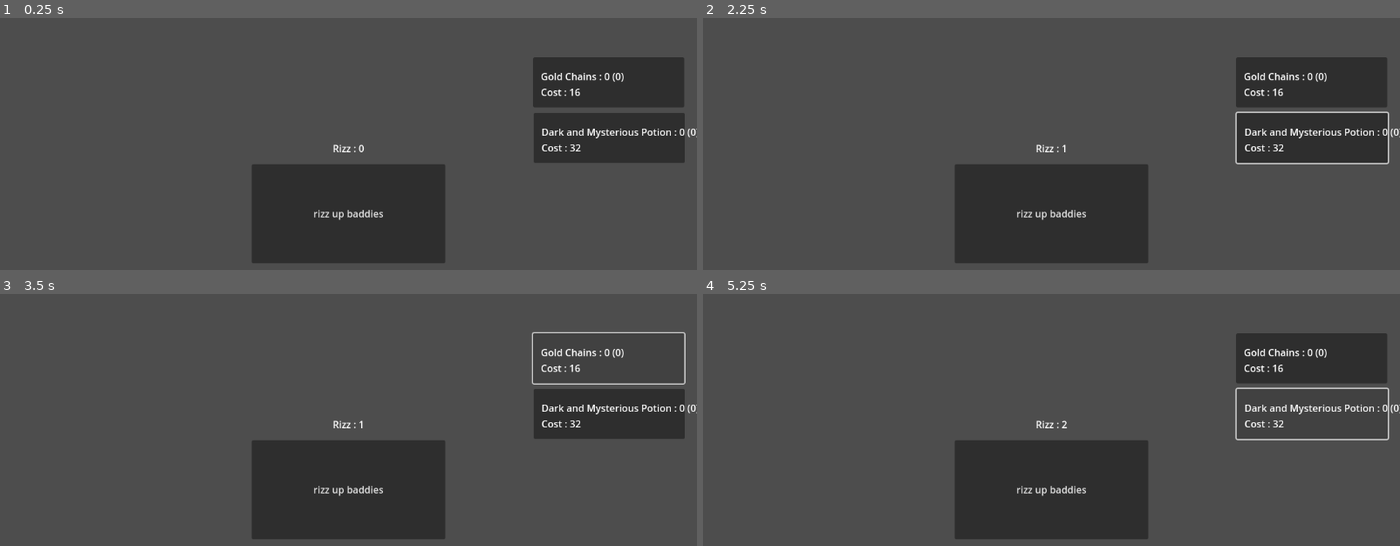
Above: before the commit, frames 1-4 (two rows, left to right).
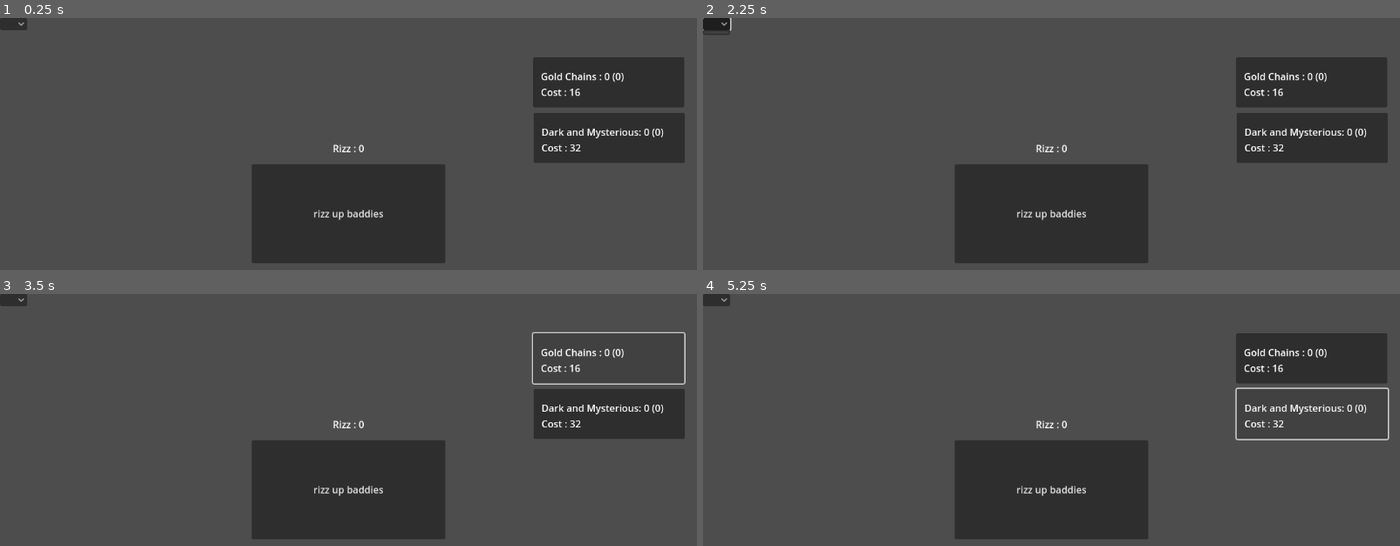
Above: after the commit, the same moments.

Repository: BlueDinoKing/sigmaclicker
Game: Godot game, scene res://scenes/clicker.tscn
Two runs of this game, one before a commit and one after it. Both use one fixed random seed, a clock stepped at 60 frames per second and the inputs below.
Inputs (mouse positions are in pixels of both pictures, inside the frame that each line leads up to):
- Up to frame 1 (0.25 s): no input
- Up to frame 2 (2.25 s): click "rizz up baddies" at 0.5 s; click "Dark and Mysterious Potion : …" (after the commit: "Dark and Mysterious: 0 (0) Co…") at 1.25 s; click (716, 23) at 2.02 s
- Up to frame 3 (3.5 s): click "Gold Chains : 0 (0) Cost : 16" at 2.75 s
- Up to frame 4 (5.25 s): click "rizz up baddies" at 3.5 s; click "Gold Chains : 0 (0) Cost : 16" at 4.25 s; click "Dark and Mysterious Potion : …" (after the commit: "Dark and Mysterious: 0 (0) Co…") at 5 s

The runs differ from the first frame. In frame 1, 0.3% of the frame differs, in the area x 0-100%, y 0-48%; in frame 2, 0.8%, in the area x 0-100%, y 0-59%; in frame 3, 0.3%; in frame 4, 0.3%.
Error after the commit: Parse Error: Function "unlockUpgrade()" not found in base self. (res://scripts/clicker.gd:41)

Commit message:
rizzed up upgrades brto

Diff:
--- a/scenes/clicker.tscn
+++ b/scenes/clicker.tscn
@@ -5,7 +5,7 @@
 [sub_resource type="Theme" id="Theme_4dnqd"]
 Button/colors/icon_normal_color = Color(0, 1, 0, 1)
 
-[node name="clicker" type="Control" node_paths=PackedStringArray("label", "button", "goldChainsLabel", "goldChainsButton", "darkLabel", "darkButton", "auraTimer")]
+[node name="clicker" type="Control" node_paths=PackedStringArray("label", "button", "goldChainsLabel", "goldChainsButton", "darkLabel", "darkButton", "auraTimer", "upgradesMenu")]
 layout_mode = 3
 anchors_preset = 15
 anchor_right = 1.0
@@ -20,6 +20,7 @@
 darkLabel = NodePath("dark and mysterious/Label")
 darkButton = NodePath("dark and mysterious")
 auraTimer = NodePath("aura")
+upgradesMenu = NodePath("OptionButton")
 
 [node name="rizz up baddies" type="Button" parent="."]
 custom_minimum_size = Vector2(320, 80)
@@ -94,8 +95,15 @@
 
 [node name="aura" type="Timer" parent="."]
 
+[node name="OptionButton" type="OptionButton" parent="."]
+layout_mode = 0
+offset_right = 45.0
+offset_bottom = 20.0
+allow_reselect = true
+
 [connection signal="button_down" from="rizz up baddies" to="." method="_on_button_button_down"]
 [connection signal="pressed" from="rizz up baddies" to="." method="_on_button_pressed"]
 [connection signal="pressed" from="gold chains" to="." method="_on_gold_chains_pressed"]
 [connection signal="pressed" from="dark and mysterious" to="." method="_on_dark_and_mysterious_pressed"]
 [connection signal="timeout" from="aura" to="." method="_on_aura_timeout"]
+[connection signal="item_selected" from="OptionButton" to="." method="_on_option_button_item_selected"]
--- a/scripts/clicker.gd
+++ b/scripts/clicker.gd
@@ -9,6 +9,7 @@
 @export var darkLabel : Label
 @export var darkButton : Button
 @export var auraTimer : Timer
+@export var upgradesMenu : OptionButton
 var rizz : int = 0
 var goldChainsCost = 16
 var goldChains = 0
@@ -17,6 +18,8 @@
 var addedRizz = 1
 var aura = 0
 var maxDigits : int = 3
+var clicks = 0
+var upgrade1 = false
 ##test commits
 
 # Called when the node enters the scene tree for the first time.
@@ -32,7 +35,10 @@
 ## rizz up bro
 func rizzupbaddies() -> void:
 	rizz += addedRizz
+	clicks += 1
 	update_rizz()
+	if clicks == 100:
+		unlockUpgrade(1)
 
 func _on_button_pressed() -> void:
 	rizzupbaddies()
@@ -92,9 +98,26 @@
 		rizz = rizz - darkCost
 		darkCost = round(pow(darkCost, 1.1))
 		update_rizz()
+		if upgrade1 == true:
+			auraTimer.wait_time = auraTimer.wait_time * 0.95
+			print(auraTimer.wait_time)
 	if dark == 1:
 		auraTimer.start()
 
 
 func _on_aura_timeout():
 	rizz = rizz + aura
+
+##func unlockUpgrade(input) -> void:
+##	upgradesMenu.add_item(upgrades[input][0], 1)
+
+var requestedUpgrade = []
+#func upgrade(index) -> void:
+#	requestedUpgrade = upgrades[index]
+#	if rizz >= requestedUpgrade[1]:
+#		rizz = rizz - requestedUpgrade[1]
+#		if index == 1:
+#			var upgrade1 = true
+
+##func _on_option_button_item_selected(index):
+##	upgrade(index)
